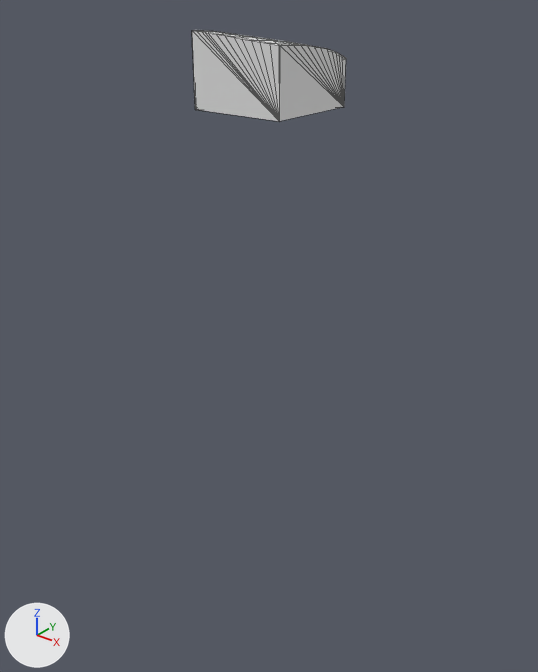
Renders of the glTF model assets/terrain/surface_pieces/surf_6_41.glb from each side of a commit.
Rendered twice from a 50 mm camera at (-54.79, -125.99, -19.31) aimed at (-77.99, -96.98, -37.29). The axes (+X, +Y, +Z) are drawn at lower left. The lights are the same throughout. The older version comes first. Mesh edges are drawn as thin lines. Where no turn or scale is listed for an object, it has been applied to the vertices.

The scene before the commit, as lines of its bpy script (objects in view):
```python
me_geometry_0 = bpy.data.meshes.new('geometry_0')
me_geometry_0.from_pydata(...)  # 91 vertices, 178 faces; spans x -80.0..-75.0, y -100.0..-95.0, z -25.0..-21.57
ob_geometry_0 = bpy.data.objects.new('geometry_0', me_geometry_0)
ob_geometry_0.location = (0.0, 0.0, 0.0)
```
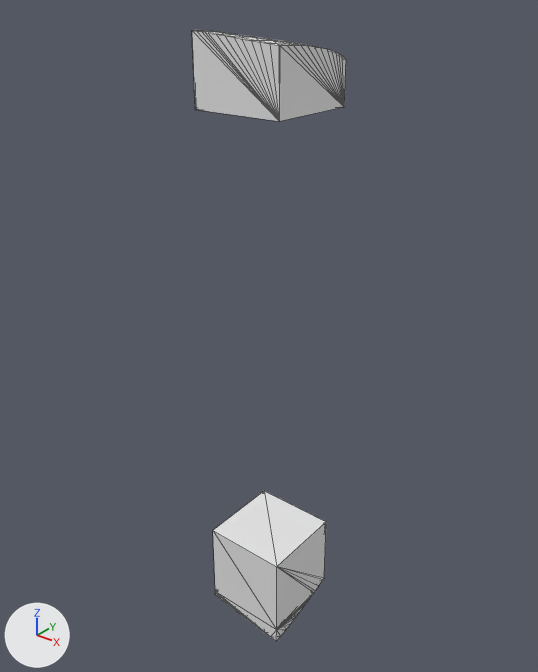
What differs and where, as boxes [x1, y1, x2, y2] in the pictures (538 x 672 px):
```json
{"object": "layer_6", "change": "added", "after": [213, 491, 326, 630]}
{"object": "layer_7", "change": "added", "after": [215, 592, 313, 641]}
```

The change, as JSON lines over the scene's bpy script:
```json
{"op": "add", "block": "me_layer_7", "code": ["me_layer_7 = bpy.data.meshes.new('layer_7')", "me_layer_7.from_pydata(...)  # 61 vertices, 118 faces; spans x -80.0..-75.0, y -100.0..-96.12, z -55.95..-55.0"]}
{"op": "add", "block": "me_layer_6", "code": ["me_layer_6 = bpy.data.meshes.new('layer_6')", "me_layer_6.from_pydata(...)  # 66 vertices, 128 faces; spans x -80.0..-75.0, y -100.0..-95.0, z -55.0..-50.0"]}
{"op": "add", "block": "ob_layer_7", "code": ["ob_layer_7 = bpy.data.objects.new('layer_7', me_layer_7)", "ob_layer_7.location = (0.0, 0.0, 0.0)"]}
{"op": "add", "block": "ob_layer_6", "code": ["ob_layer_6 = bpy.data.objects.new('layer_6', me_layer_6)", "ob_layer_6.location = (0.0, 0.0, 0.0)"]}
```
